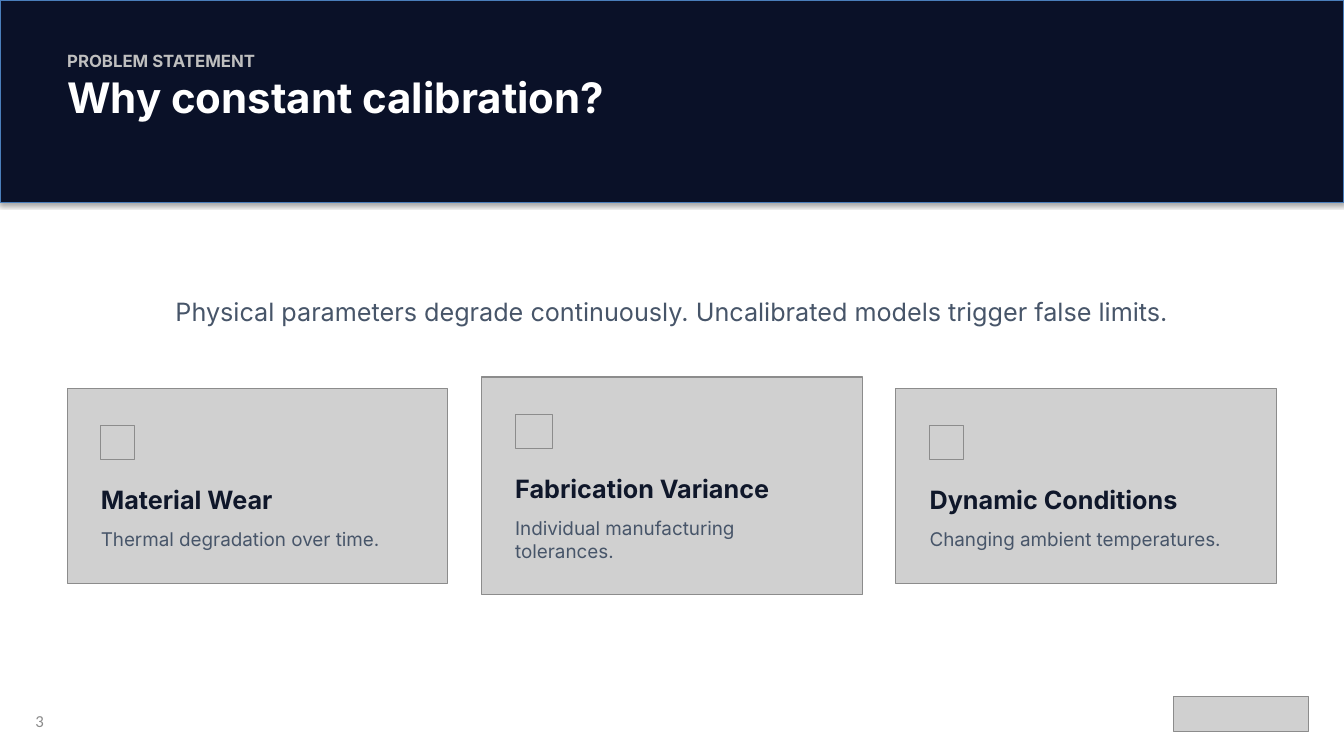
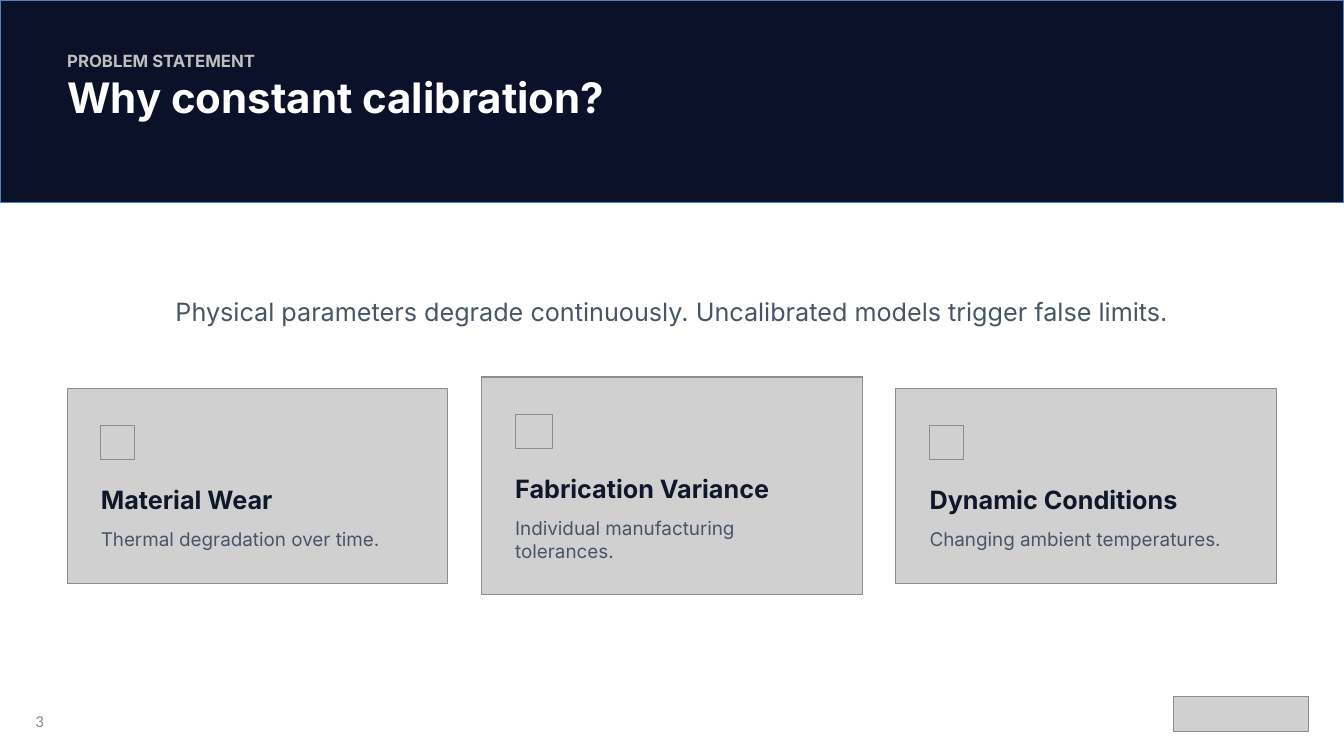
Before and after one commit to titelaex/ParamsCalibrator, a slide deck: slide 3 of docs/ParamsCalibrator Light Mode.pptx. Drawn at 1344x756 pixels with LibreOffice and Linux fonts; fonts in the diff are those of the drawing; grey boxes stand for pictures. Boxes give left, top, right and bottom in pixels: in the first picture for what was removed or moved away, otherwise in the second. Text is boxed around its words. In the diff, an @@ line names an element or a change of style, - is before the commit and + after.

```diff
--- a/docs/ParamsCalibrator Light Mode.pptx
+++ b/docs/ParamsCalibrator Light Mode.pptx
@@ rectangle at (0, 0, 1344, 203): outline #4B7EBC 0.75 pt to #4F81BD 1 pt; shadow off @@
```
Also in this commit, not shown: 13 other slides changed, 4 slides added, 14 other files.
